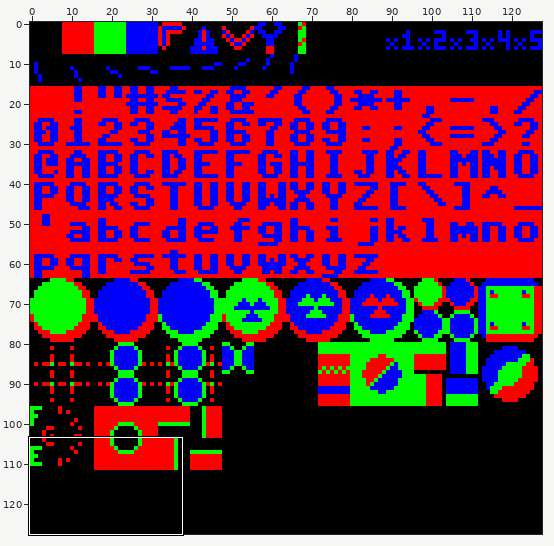
Two versions of one sprite sheet, gfx/CHR0.png. The picture above shows the old version from afar; the outline marks the close-up.
Close-up. Before the edit:
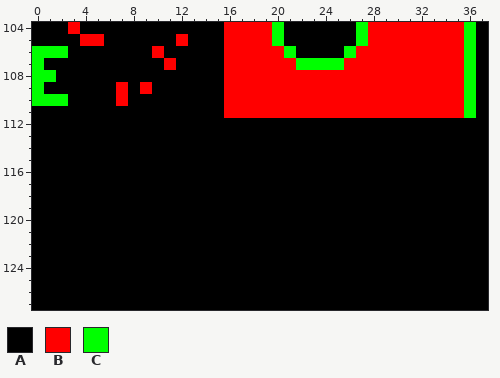
The file is 128x128 pixels. Shown: x 0..37, y 104..127.
Palette (. is transparent): A #000000  B #ff0000  C #00ff00
Pixels before, first column x 0:
104 AAABAAAAAAAAAAAABBBBCAAAAAACBBBBBBBBCA
105 AAAABBAAAAAABAAABBBBCAAAAAACBBBBBBBBCA
106 CCCAAAAAAABAAAAABBBBBCAAAACBBBBBBBBBCA
107 CAAAAAAAAAABAAAABBBBBBCCCCBBBBBBBBBBCA
108 CCAAAAAAAAAAAAAABBBBBBBBBBBBBBBBBBBBCA
109 CAAAAAABABAAAAAABBBBBBBBBBBBBBBBBBBBCA
110 CCCAAAABAAAAAAAABBBBBBBBBBBBBBBBBBBBCA
111 AAAAAAAAAAAAAAAABBBBBBBBBBBBBBBBBBBBCA
112 AAAAAAAAAAAAAAAAAAAAAAAAAAAAAAAAAAAAAA
113 AAAAAAAAAAAAAAAAAAAAAAAAAAAAAAAAAAAAAA
114 AAAAAAAAAAAAAAAAAAAAAAAAAAAAAAAAAAAAAA
115 AAAAAAAAAAAAAAAAAAAAAAAAAAAAAAAAAAAAAA
116 AAAAAAAAAAAAAAAAAAAAAAAAAAAAAAAAAAAAAA
117 AAAAAAAAAAAAAAAAAAAAAAAAAAAAAAAAAAAAAA
118 AAAAAAAAAAAAAAAAAAAAAAAAAAAAAAAAAAAAAA
119 AAAAAAAAAAAAAAAAAAAAAAAAAAAAAAAAAAAAAA
120 AAAAAAAAAAAAAAAAAAAAAAAAAAAAAAAAAAAAAA
121 AAAAAAAAAAAAAAAAAAAAAAAAAAAAAAAAAAAAAA
122 AAAAAAAAAAAAAAAAAAAAAAAAAAAAAAAAAAAAAA
123 AAAAAAAAAAAAAAAAAAAAAAAAAAAAAAAAAAAAAA
124 AAAAAAAAAAAAAAAAAAAAAAAAAAAAAAAAAAAAAA
125 AAAAAAAAAAAAAAAAAAAAAAAAAAAAAAAAAAAAAA
126 AAAAAAAAAAAAAAAAAAAAAAAAAAAAAAAAAAAAAA
127 AAAAAAAAAAAAAAAAAAAAAAAAAAAAAAAAAAAAAA
Once edited:
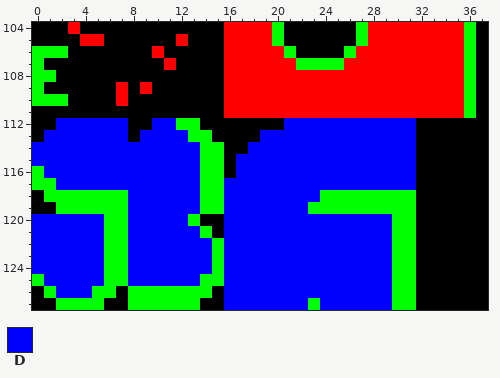
Colours new in this view: D #0000ff
Changes in this commit:
{"y":112,"x":2,"old":"AAAAAA","new":"DDDDDD"}
{"y":112,"x":10,"old":"AAAA","new":"DDCC"}
{"y":112,"x":21,"old":"AAAAAAAAAAA","new":"DDDDDDDDDDD"}
{"y":113,"x":1,"old":"AAAAAAA","new":"DDDDDDD"}
{"y":113,"x":9,"old":"AAAAAA","new":"DDDDCC"}
{"y":113,"x":19,"old":"AAAAAAAAAAAAA","new":"DDDDDDDDDDDDD"}
{"y":114,"x":0,"old":"AAAAAAAAAAAAAAAA","new":"DDDDDDDDDDDDDDCC"}
{"y":114,"x":18,"old":"AAAAAAAAAAAAAA","new":"DDDDDDDDDDDDDD"}
{"y":115,"x":0,"old":"AAAAAAAAAAAAAAAA","new":"DDDDDDDDDDDDDDCC"}
{"y":115,"x":17,"old":"AAAAAAAAAAAAAAA","new":"DDDDDDDDDDDDDDD"}
{"y":116,"x":0,"old":"AAAAAAAAAAAAAAAA","new":"CDDDDDDDDDDDDDCC"}
{"y":116,"x":17,"old":"AAAAAAAAAAAAAAA","new":"DDDDDDDDDDDDDDD"}
{"y":117,"x":0,"old":"AAAAAAAAAAAAAAAAAAAAAAAAAAAAAAAA","new":"CCDDDDDDDDDDDDCCDDDDDDDDDDDDDDDD"}
{"y":118,"x":1,"old":"AAAAAAAAAAAAAAAAAAAAAAAAAAAAAAA","new":"CCCCCCCDDDDDDCCDDDDDDDDCCCCCCCC"}
{"y":119,"x":2,"old":"AAAAAAAAAAAAAAAAAAAAAAAAAAAAAA","new":"CCCCCCDDDDDDCCDDDDDDDCCCCCCCCC"}
{"y":120,"x":0,"old":"AAAAAAAAAAAAAA","new":"DDDDDDCCDDDDDC"}
{"y":120,"x":16,"old":"AAAAAAAAAAAAAAAA","new":"DDDDDDDDDDDDDDCC"}
{"y":121,"x":0,"old":"AAAAAAAAAAAAAAA","new":"DDDDDDCCDDDDDDC"}
{"y":121,"x":16,"old":"AAAAAAAAAAAAAAAA","new":"DDDDDDDDDDDDDDCC"}
{"y":122,"x":0,"old":"AAAAAAAAAAAAAAAAAAAAAAAAAAAAAAAA","new":"DDDDDDCCDDDDDDDCDDDDDDDDDDDDDDCC"}
{"y":123,"x":0,"old":"AAAAAAAAAAAAAAAAAAAAAAAAAAAAAAAA","new":"DDDDDDCCDDDDDDDCDDDDDDDDDDDDDDCC"}
{"y":124,"x":0,"old":"AAAAAAAAAAAAAAAAAAAAAAAAAAAAAAAA","new":"DDDDDDCCDDDDDDDCDDDDDDDDDDDDDDCC"}
{"y":125,"x":0,"old":"AAAAAAAAAAAAAAAAAAAAAAAAAAAAAAAA","new":"CDDDDDCCDDDDDDCCDDDDDDDDDDDDDDCC"}
{"y":126,"x":1,"old":"AAAAAA","new":"CDDDCC"}
{"y":126,"x":8,"old":"AAAAAAA","new":"CCCCCCC"}
{"y":126,"x":16,"old":"AAAAAAAAAAAAAAAA","new":"DDDDDDDDDDDDDDCC"}
{"y":127,"x":2,"old":"AAAA","new":"CCCC"}
{"y":127,"x":8,"old":"AAAAAA","new":"CCCCCC"}
{"y":127,"x":16,"old":"AAAAAAAAAAAAAAAA","new":"DDDDDDDCDDDDDDCC"}
{"label":"changed","picture_box":[32,118,416,310]}
